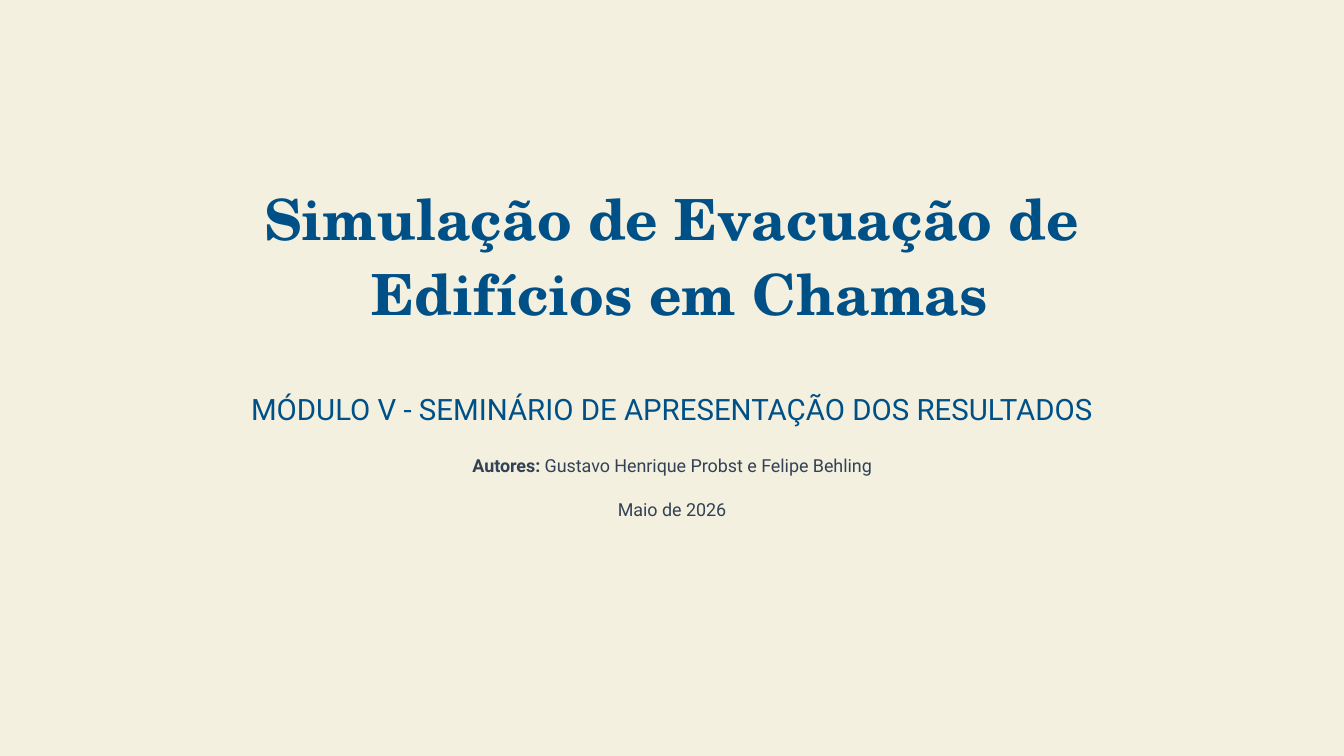
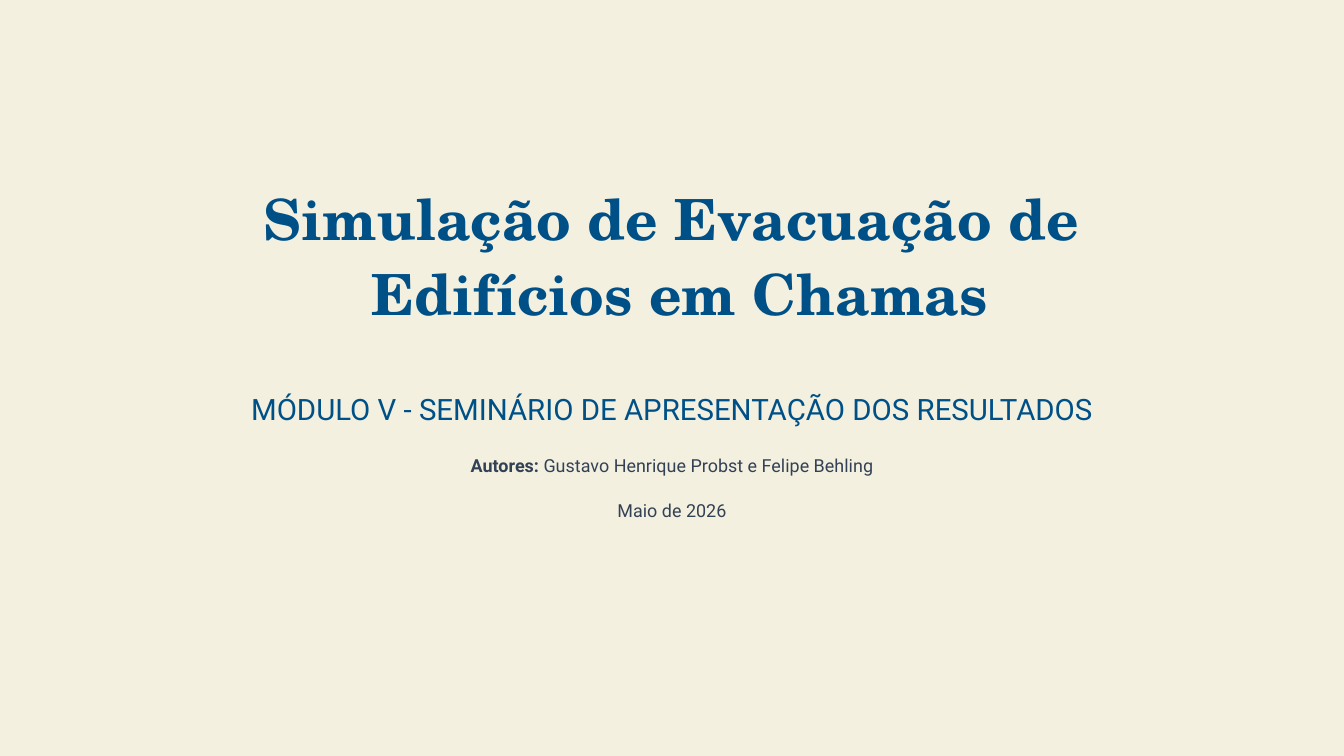
Before and after one commit to mattedi/Simulacao-2026, a slide deck: slide 1 of GustavoHProbst_FelipeBehling/Template_Seminario_Grupo_Gustavo_Revisado_1.pptx. Drawn at 1344x756 pixels with LibreOffice and Linux fonts; fonts in the diff are those of the drawing; background and template pictures are left out. Boxes give left, top, right and bottom in pixels: in the first picture for what was removed or moved away, otherwise in the second. Text is boxed around its words. In the diff, an @@ line names an element or a change of style, - is before the commit and + after.

```diff
--- a/GustavoHProbst_FelipeBehling/Template_Seminario_Grupo_Gustavo_Revisado_1.pptx
+++ b/GustavoHProbst_FelipeBehling/Template_Seminario_Grupo_Gustavo_Revisado_1.pptx
@@ text "Autores: Gustavo Henrique Probst e ..." at [471, 458, 873, 476]: line spacing 1.5 to 1.49 @@
@@ text "Maio de 2026" at [617, 503, 726, 517]: line spacing 1.5 to 1.49 @@
```
Also in this commit, not shown: 10 other slides changed, 2 slides added.
